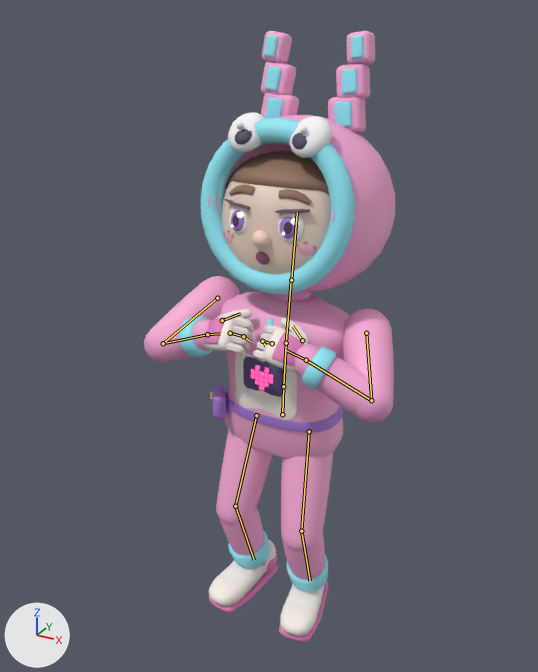
One commit to the glTF model art/models/operator_pixel_pal.glb: the scene before it, then after it.
Both versions are drawn from a 50 mm lens placed at (1.16, -2.22, 2.29), pointed at (-0.05, -0.01, 1.18). Every picture has the same lights, and +X, +Y and +Z are marked at lower left. The older version comes first. Both versions are drawn at frame 17 of the action 'Pose'; the numbers are the values there. The bones that change, and the others that lie on the model, are drawn over the model as lines.

Names of what the first picture shows: 'Body'.
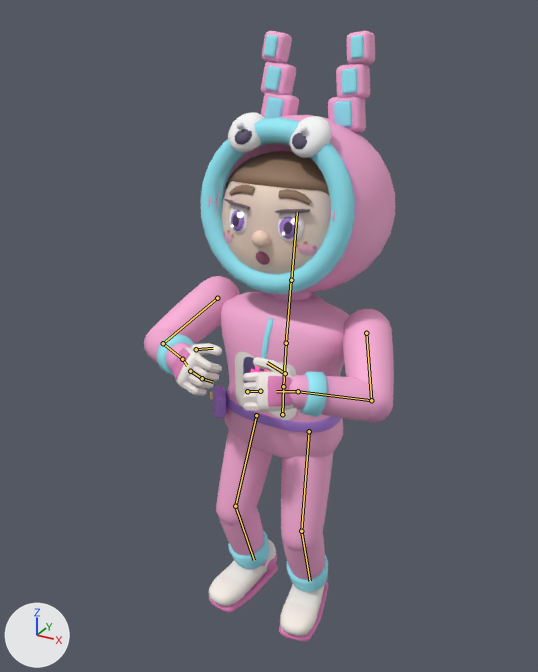
Pixel boxes [x1, y1, x2, y2] of what changed, in the pictures (538 x 672 px):
'Body', posed: [144, 31, 395, 642] in both
bone 'ForeArm.L', root to tip: before (371, 400) to (306, 360); after (371, 400) to (298, 391)
bone 'ForeArm.R', root to tip: before (163, 343) to (207, 334); after (163, 343) to (182, 359)

What the commit changed:
Bone 'ForeArm.L' (bone_forearm_l) turns from (-114, -18, -18) to (-85, -10, -17) degrees about its own x, y and z.
Bone 'ForeArm.R' (bone_forearm_r) turns from (-114, 18, 18) to (-85, 10, 17) degrees about its own x, y and z.
